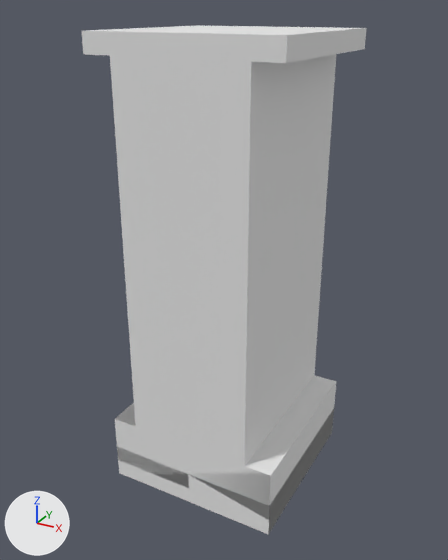
Renders of the OBJ model Assets/Models/Endless light Tile models.obj from each side of a commit.
Camera for both pictures: a camera (50 mm lens) standing at (1.5, -2.82, 2.6) and looking at (-0.03, -0.04, 1.2). Lighting does not change. The marker at lower left points along +X, +Y and +Z. Where no turn or scale is listed for an object, it has been applied to the vertices.

The older version as bpy lines, for what is in view:
```python
me_tile_cube = bpy.data.meshes.new('Tile_Cube')
me_tile_cube.from_pydata(...)  # a box spanning x -0.5..0.5, y -0.5..0.5, z 0.0..0.2
me_tile_cube.materials.append(mat_material)  # white #e7e7e7
me_wall_cube_001 = bpy.data.meshes.new('Wall_Cube.001')
me_wall_cube_001.from_pydata(...)  # 24 vertices, 17 faces, 6 loose edges; spans x -0.5..0.5, y -0.5..0.5, z 0.0..2.5
me_wall_cube_001.materials.append(mat_material_001)  # white #e7e7e7
ob_tile_cube = bpy.data.objects.new('Tile_Cube', me_tile_cube)
ob_tile_cube.location = (0.0, 0.0, 0.0)
ob_wall_cube_001 = bpy.data.objects.new('Wall_Cube.001', me_wall_cube_001)
ob_wall_cube_001.location = (0.0, 0.0, 0.0)
```
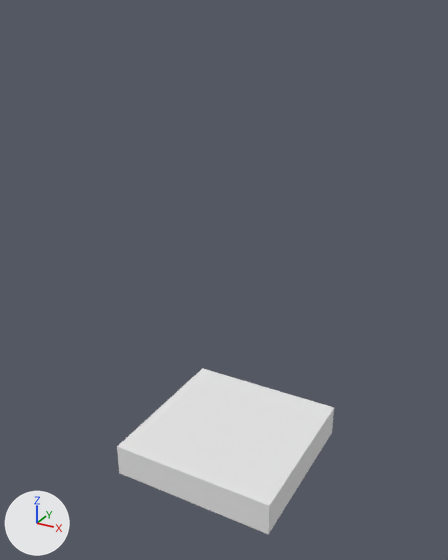
Pixel boxes [x1, y1, x2, y2] of what changed, in the pictures (448 x 560 px):
'Wall_Cube.001', deleted: before [82, 25, 367, 506]
'Tile_Cube', unchanged, uncovered by the edit: before [117, 409, 334, 534]; after [117, 368, 334, 534]

The change in detail:
Object 'Wall_Cube.001' (ob_wall_cube_001) is deleted.
